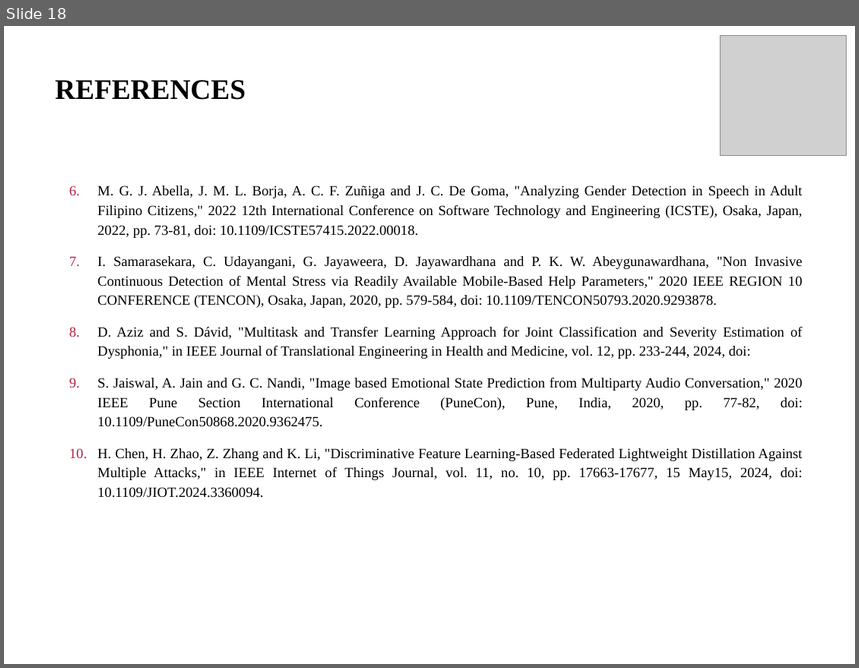
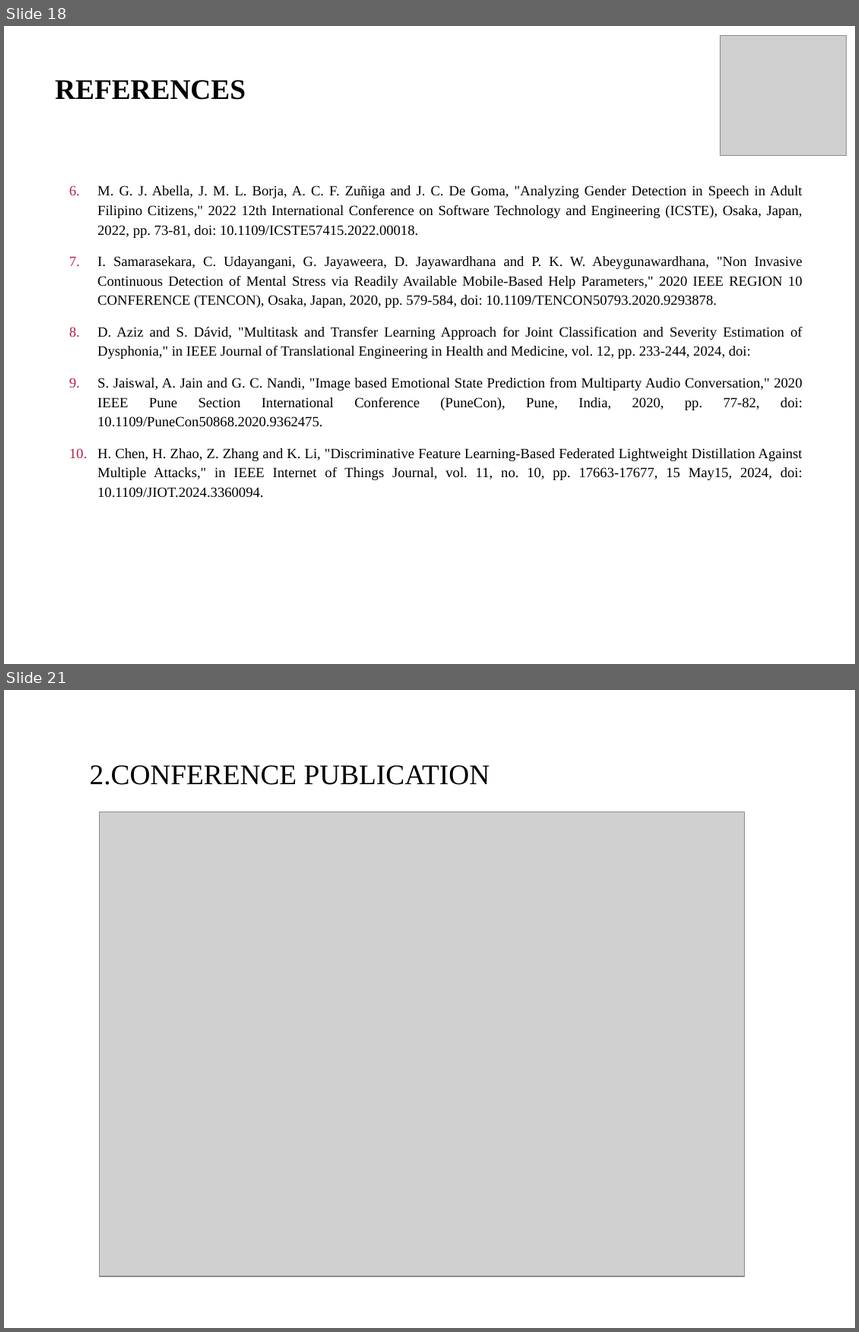
Before and after one commit to URK21CS1175/Speech-Emotion-and-Gender-Recognition-using-Hybrid-Models, a slide deck: Speech emotion analysis gender prediction ppt new.pptx. Shown one above the other, each under a label of ours: slide 18 before the commit, slides 18 and 21 after it; the slides between them are not shown. The pictures are 859x668 and 859x1332 pixels, drawn with LibreOffice and Linux fonts; fonts in the diff are those of the drawing; grey boxes stand for pictures. Boxes give left, top, right and bottom in pixels: in the first picture for what was removed or moved away, otherwise in the second. Text is boxed around its words. In the diff, an @@ line names an element or a change of style, - is before the commit and + after.

```diff
--- a/Speech emotion analysis gender prediction ppt new.pptx
+++ b/Speech emotion analysis gender prediction ppt new.pptx
@@ slide 21 added at [4, 690, 855, 1328], background #FFFFFF @@
@@ text added at [90, 765, 490, 785], 24 pt, text #000000 @@
+2.CONFERENCE PUBLICATION
@@ picture added at [99, 812, 744, 1277] @@
```
Also in this commit, not shown: 5 slides changed, 3 other slides added.
